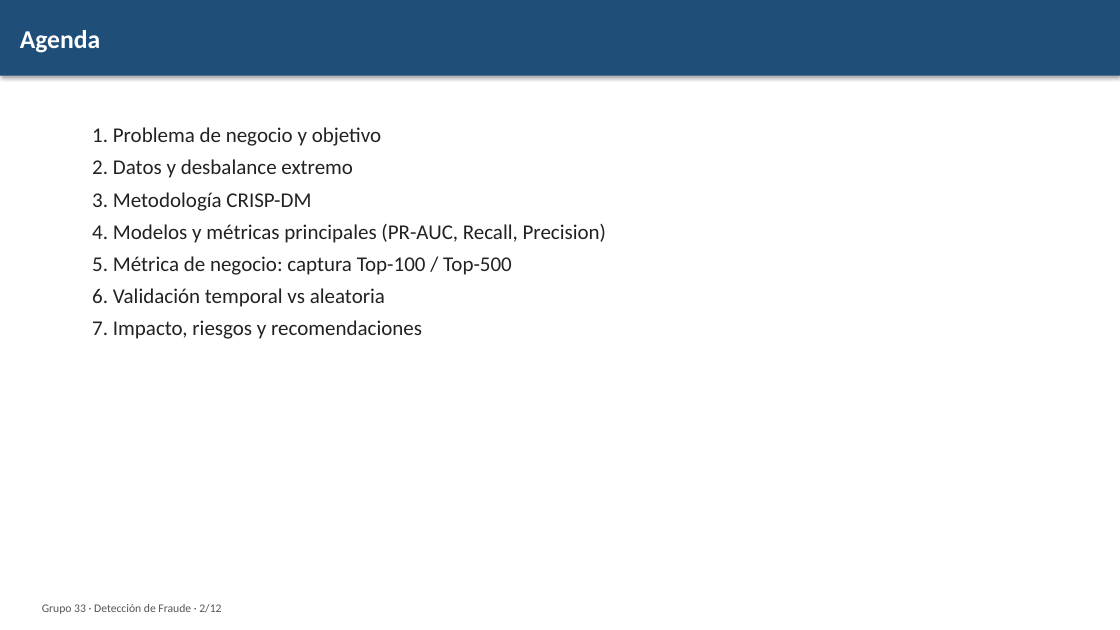
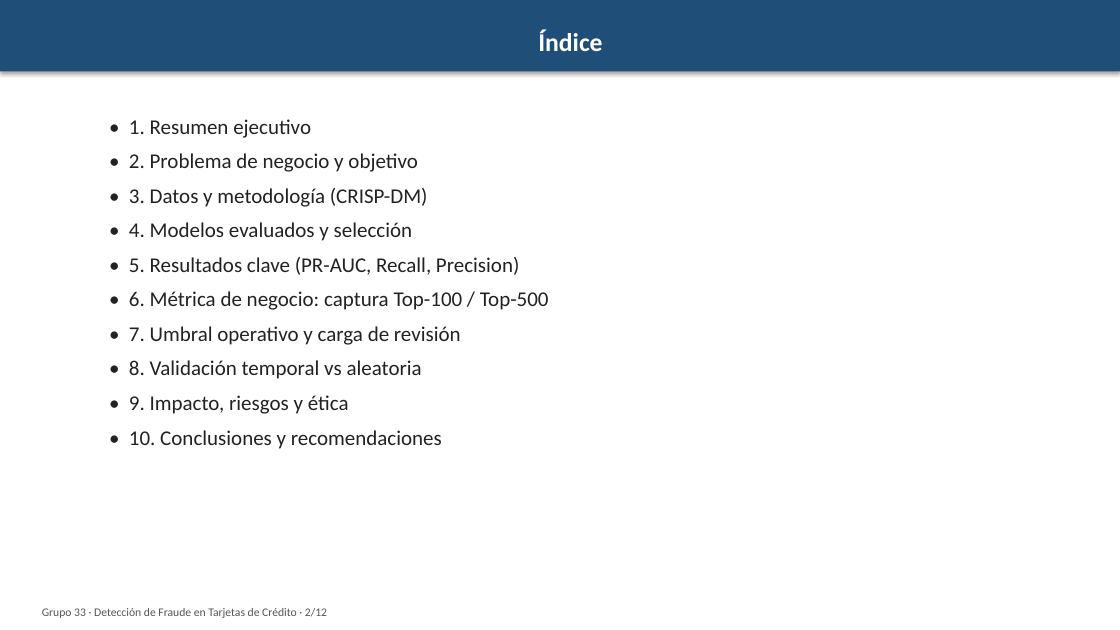
Before and after one commit to SolKidonakis/TP_Final_DataScience, a slide deck: slide 2 of reports/Presentacion_Final_Grupo33.pptx. Drawn at 1120x630 pixels with LibreOffice and Linux fonts; fonts in the diff are those of the drawing. Boxes give left, top, right and bottom in pixels: in the first picture for what was removed or moved away, otherwise in the second. Text is boxed around its words. In the diff, an @@ line names an element or a change of style, - is before the commit and + after.

```diff
--- a/reports/Presentacion_Final_Grupo33.pptx
+++ b/reports/Presentacion_Final_Grupo33.pptx
@@ rectangle "Índice": place and size @@
-rectangle "Índice" at <box>0,0,1120,76</box>
+rectangle "Índice" at <box>0,0,1120,71</box>
@@ text in rectangle at <box>538,30,602,51</box>: text changed @@
-Agenda
+Índice
@@ text at <box>129,119,549,449</box>: text changed @@
-1. Problema de negocio y objetivo
-2. Datos y desbalance extremo
-3. Metodología CRISP-DM
-4. Modelos y métricas principales (PR-AUC, Recall, Precision)
-5. Métrica de negocio: captura Top-100 / Top-500
-6. Validación temporal vs aleatoria
-7. Impacto, riesgos y recomendaciones
+• 1. Resumen ejecutivo
+• 2. Problema de negocio y objetivo
+• 3. Datos y metodología (CRISP-DM)
+• 4. Modelos evaluados y selección
+• 5. Resultados clave (PR-AUC, Recall, Precision)
+• 6. Métrica de negocio: captura Top-100 / Top-500
+• 7. Umbral operativo y carga de revisión
+• 8. Validación temporal vs aleatoria
+• 9. Impacto, riesgos y ética
+• 10. Conclusiones y recomendaciones
@@ text at <box>42,608,327,618</box>: text changed @@
-Grupo 33 · Detección de Fraude · 2/12
+Grupo 33 · Detección de Fraude en Tarjetas de Crédito · 2/12
```
Also in this commit, not shown: 8 other slides changed, 3 slides added, 3 slides removed, 17 other files.
